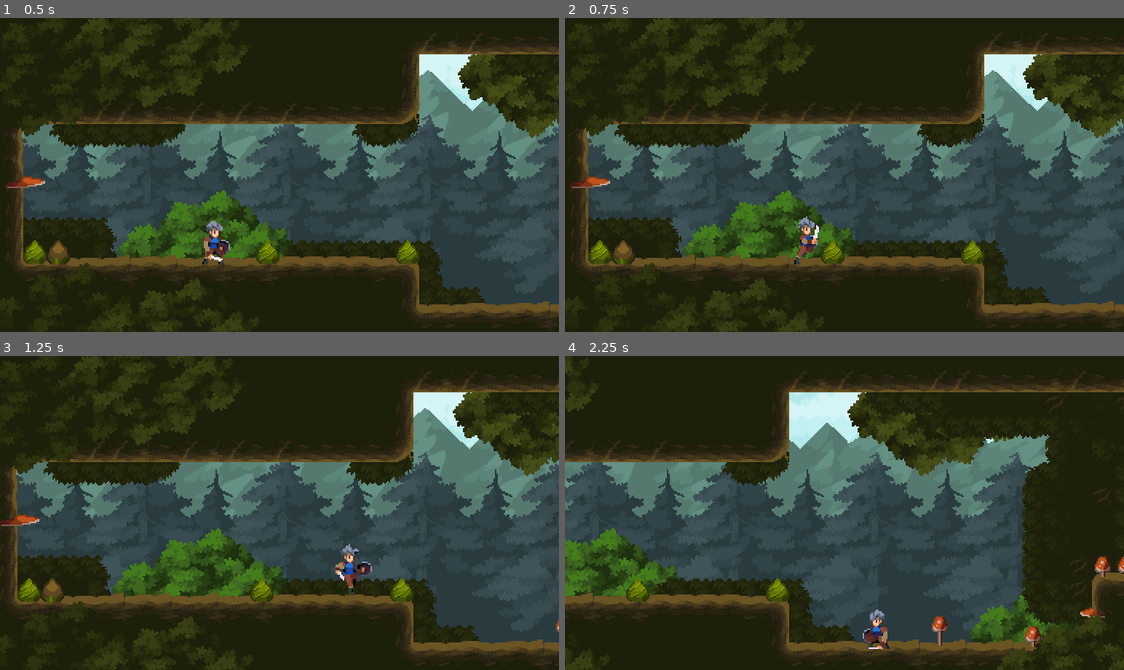
Above: before the commit, frames 1-4 (two rows, left to right).
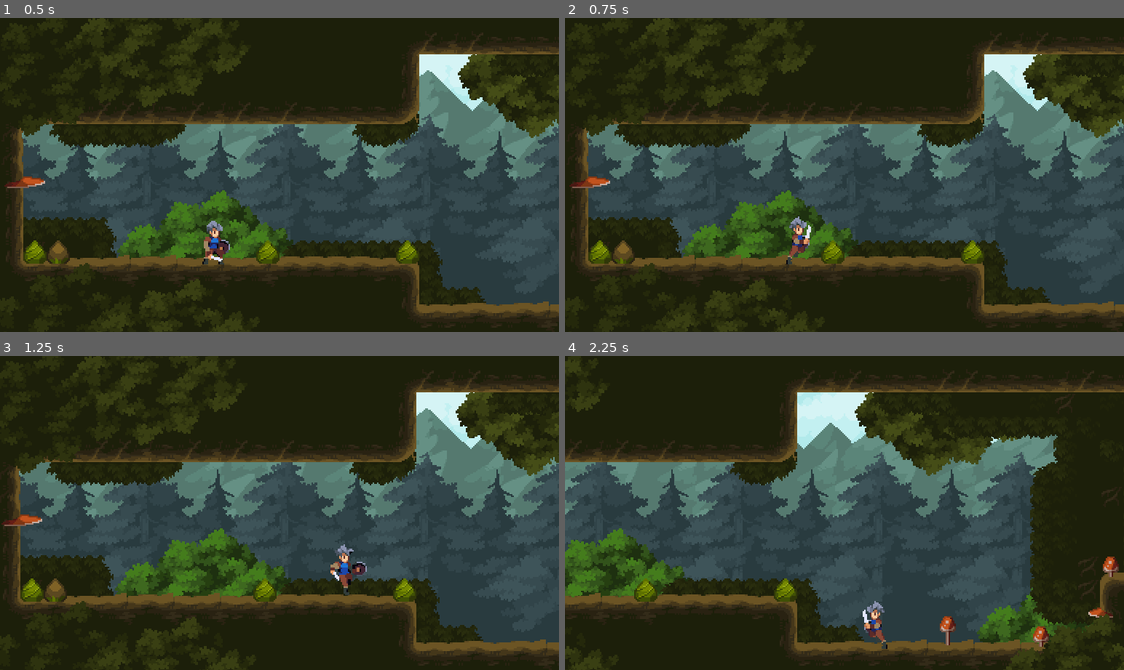
Above: after the commit, the same moments.

Repository: SunChJ/Godot_Learn
Game: Godot game, scene res://world.tscn
Same seed, same stepped clock (60 frames per second), same inputs: the game is played once before the commit and once after it.
Inputs:
- Up to frame 1 (0.5 s): no input
- Up to frame 2 (0.75 s): tap Enter at 0.5 s; hold D (move_right) from 0.53 s (still down)
- Up to frame 3 (1.25 s): keep holding D (move_right); tap Space (jump) at 0.77 s
- Up to frame 4 (2.25 s): tap Space (jump) at 1.52 s; release D (move_right) at 2.03 s; hold A (move_left) from 2.03 s (still down)

Frame 1 is identical in both runs. In frame 2, 0.5% of the frame differs, in the area x 39-46%, y 63-79%; in frame 3, 5.7%; in frame 4, 10%, in the area x 0-100%, y 1-100%.

Commit message:
fix: NO LANDING when LAND and LEFT or RIGHT

Diff:
--- a/Legacy Fantasy/player.gd
+++ b/Legacy Fantasy/player.gd
@@ -47,7 +47,7 @@
 			move(default_gravity, delta)
 
 		State.LANDING:
-			move(default_gravity, delta)
+			stand(delta)
 
 	is_first_tick = false
 
@@ -62,6 +62,12 @@
 
 	move_and_slide()
 
+func stand(delta: float) -> void:
+	var acceleration := FLOOR_ACCELERATION if is_on_floor() else AIR_ACCELERATION
+	velocity.x = move_toward(velocity.x, 0.0, acceleration * delta)
+	velocity.y += default_gravity * delta
+
+	move_and_slide()
 
 func get_next_state(state: State) -> State:
 	var can_jump := is_on_floor() or coyote_timer.time_left > 0
@@ -93,7 +99,7 @@
 
 		State.FALL:
 			if is_on_floor():
-				return State.LANDING
+				return State.LANDING if is_still else State.RUNNING
 
 		State.LANDING:
 			if not animation_player.is_playing():
